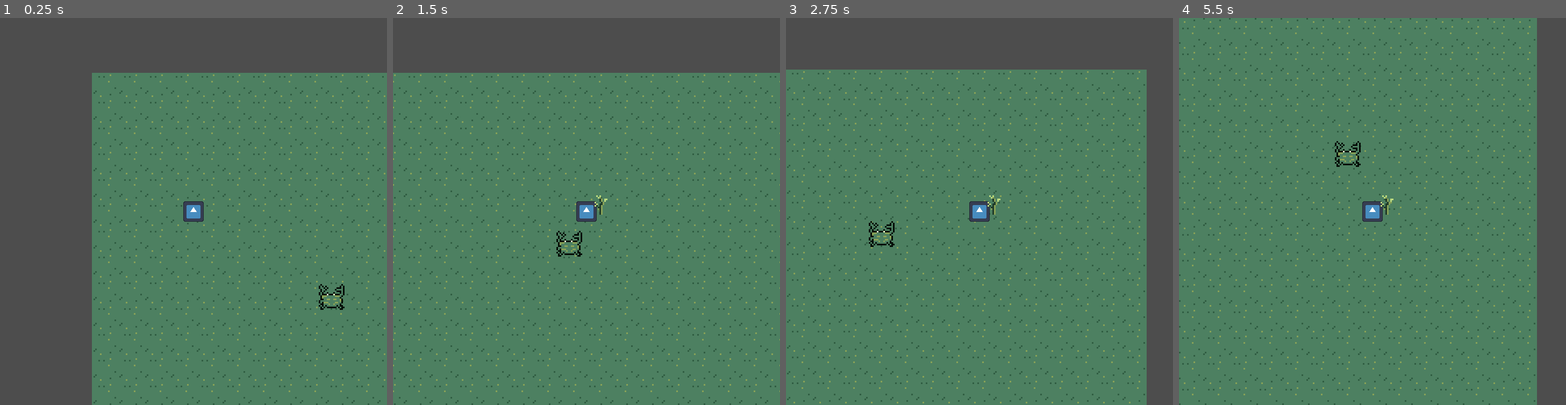
Above: before the commit, frames 1-4 (left to right).
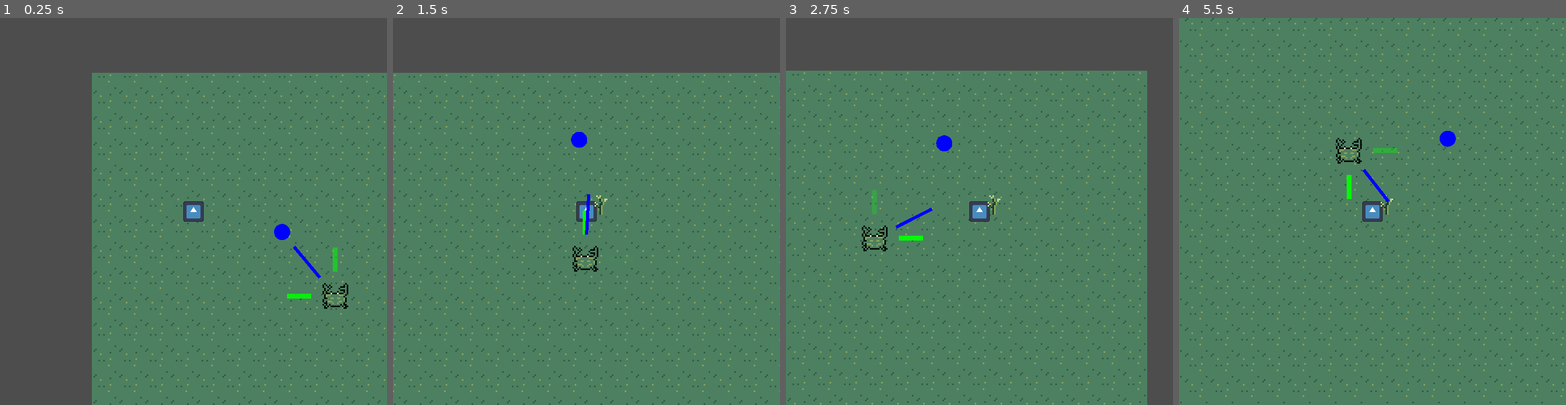
Above: after the commit, the same moments.

Repository: michaelwiest/godot-noah-game
Game: Godot game, scene res://scenes/main.tscn
Same seed, same stepped clock (60 frames per second), same inputs: the game is played once before the commit and once after it. The engine's default icon, where the game draws it, is replaced by a stand-in: a white triangle on a blue panel in a dark square.
Inputs (mouse positions are in pixels of both pictures, inside the frame that each line leads up to):
- Up to frame 1 (0.25 s): no input
- Up to frame 2 (1.5 s): tap Enter (ui_accept) at 0.5, 0.77 s; move the mouse to (671, 192) at 0.52 s; hold Right (ui_right) 0.53-1.25 s; click (671, 192) at 0.67 s; drag from (509, 230) to (586, 211) at 1.27 s
- Up to frame 3 (2.75 s): move the mouse to (1018, 126) at 2.02 s; hold Right (ui_right) from 2.03 s (still down)
- Up to frame 4 (5.5 s): release Right (ui_right) at 2.75 s; drag from (1353, 288) to (1271, 234) at 2.77 s; move the mouse to (1488, 269) at 3.52 s; hold Left (ui_left) 3.53-4.25 s; tap Enter (ui_accept) at 3.77 s; drag from (1256, 153) to (1345, 219) at 4.27 s; move the mouse to (1391, 211) at 5.02 s; hold Down (ui_down) from 5.03 s (still down); click (1391, 211) at 5.17 s

The runs differ from the first frame. In frame 1, 0.6% of the frame differs, in the area x 70-90%, y 53-76%; in frame 2, 0.6%; in frame 3, 5.4%; in frame 4, 15%, in the area x 0-100%, y 0-100%.

Commit message:
Interpolating between vectors working, but off-axis chasing is SLOW.

Diff:
--- a/game/scenes/enemies/Enemy.tscn
+++ b/game/scenes/enemies/Enemy.tscn
@@ -29,6 +29,5 @@
 
 [node name="TargetDetector" parent="TargetComputer" index="1"]
 collision_layer = 0
-is_attractor = true
 
 [editable path="TargetComputer"]
--- a/game/scenes/enemies/TargetComputer.tscn
+++ b/game/scenes/enemies/TargetComputer.tscn
@@ -10,7 +10,6 @@
 is_attractor = false
 
 [node name="TargetDetector" parent="." instance=ExtResource("2_x3xna")]
-is_attractor = true
 
 [connection signal="body_entered" from="AvoidDetector" to="AvoidDetector" method="_on_body_entered"]
 [connection signal="body_exited" from="AvoidDetector" to="AvoidDetector" method="_on_body_exited"]
--- a/game/scenes/enemies/crab/Crab.tscn
+++ b/game/scenes/enemies/crab/Crab.tscn
@@ -17,7 +17,7 @@
 height = 14.0
 
 [sub_resource type="CircleShape2D" id="CircleShape2D_mfixq"]
-radius = 77.0584
+radius = 28.0713
 
 [sub_resource type="CircleShape2D" id="CircleShape2D_prcth"]
 radius = 110.073
@@ -50,9 +50,6 @@
 shape = SubResource("CapsuleShape2D_m0k37")
 debug_color = Color(0, 0.6, 0.701961, 0.419608)
 
-[node name="TargetComputer" parent="." index="7"]
-debug_widget = false
-
 [node name="AvoidDetector" parent="TargetComputer" index="0"]
 collision_layer = 0
 collision_mask = 128
--- a/game/scenes/enemies/urchin/urchin.tscn
+++ b/game/scenes/enemies/urchin/urchin.tscn
@@ -27,9 +27,6 @@
 [node name="AvoidDetector" parent="TargetComputer" index="0" instance=ExtResource("5_4hln8")]
 is_attractor = false
 
-[node name="TargetDetector" parent="TargetComputer" index="2"]
-is_attractor = true
-
 [connection signal="body_entered" from="TargetComputer/AvoidDetector" to="TargetComputer/AvoidDetector" method="_on_body_entered" flags=18]
 [connection signal="body_exited" from="TargetComputer/AvoidDetector" to="TargetComputer/AvoidDetector" method="_on_body_exited" flags=18]
 
--- a/game/scripts/enemies/TargetComputer.gd
+++ b/game/scripts/enemies/TargetComputer.gd
@@ -22,7 +22,7 @@
 
 
 @onready var candidate_vectors: Array
-@export var n_candidates: int = 12
+@export var n_candidates: int = 4
 @onready var target_scores: PackedFloat32Array
 @onready var avoid_scores: PackedFloat32Array
 @export var debug_widget: bool = true
@@ -54,9 +54,19 @@
 func _draw():
 	for i in range(n_candidates):
 		var cv = candidate_vectors[i]
-		draw_line(cv * 15, cv * 30,  Color(255, 0, 0, abs(avoid_scores[i])), 5)
-		draw_line(cv * 15, cv * 40,  Color(0, 255, 0, abs(target_scores[i])), 3)
-	draw_line(best_vector * 15, best_vector * 50, Color.BLUE, 2)
+		draw_line(cv * 15, cv * 20,  Color(255, 0, 0, max(avoid_scores[i], 0)), 5)
+		draw_line(cv * 15, cv * 30,  Color(0, 255, 0, max(target_scores[i], 0)), 3)
+	draw_line(best_vector * 15, best_vector * 40 * best_vector.length(), Color.BLUE, 2)
+	draw_circle(returned_position, 5, Color.BLUE)
+
+func get_neighbor_indices(index: int):
+	var index_right: int = index + 1
+	var index_left: int = index - 1
+	if index_right >= n_candidates:
+		index_right = 0
+	if 	index_left < 0:
+		index_left = -1
+	return [index_left, index_right]
 
 
 func compute_target(body_position: Vector2):
@@ -102,8 +112,19 @@
 	target_weight = max(target_weight, avoid_weight)
 	var combined_scores: Array = range(n_candidates).map(func(i): return bravery * target_weight * target_scores[i] - ((1 - bravery) * avoid_weight * avoid_scores[i]))
 	var best_index: int = combined_scores.find(combined_scores.max())
+	# TODO (michaelwiest): Find neighboring candidates. And form a weighted average
+	# among them to interpolate between candidates.
+	var neighbor_indices: Array = get_neighbor_indices(best_index)
+	var left_index = neighbor_indices[0]
+	var right_index = neighbor_indices[1]
+	var weighted_vector = (
+		candidate_vectors[best_index] * combined_scores[best_index] +
+		candidate_vectors[left_index] * combined_scores[left_index] +
+		candidate_vectors[right_index] * combined_scores[right_index]) / (combined_scores[best_index] + combined_scores[left_index] + combined_scores[right_index])
+#
 	best_vector = candidate_vectors[best_index].normalized()
-	returned_position =  body_position + best_vector * 10
+	best_vector = weighted_vector.normalized()
+	returned_position =  body_position + best_vector * 50
 	if debug_widget:
 		queue_redraw()
 	return returned_position
